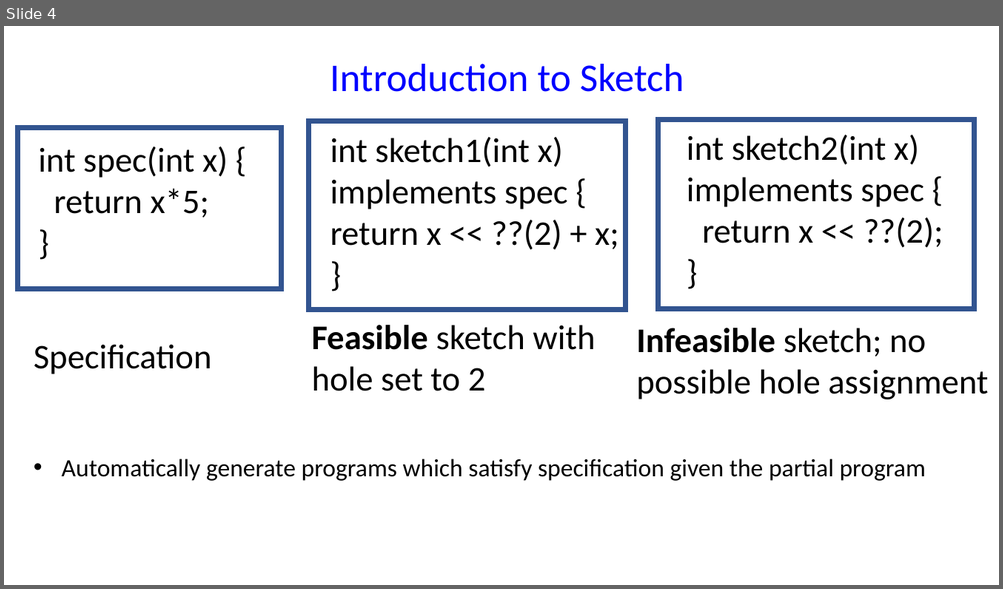
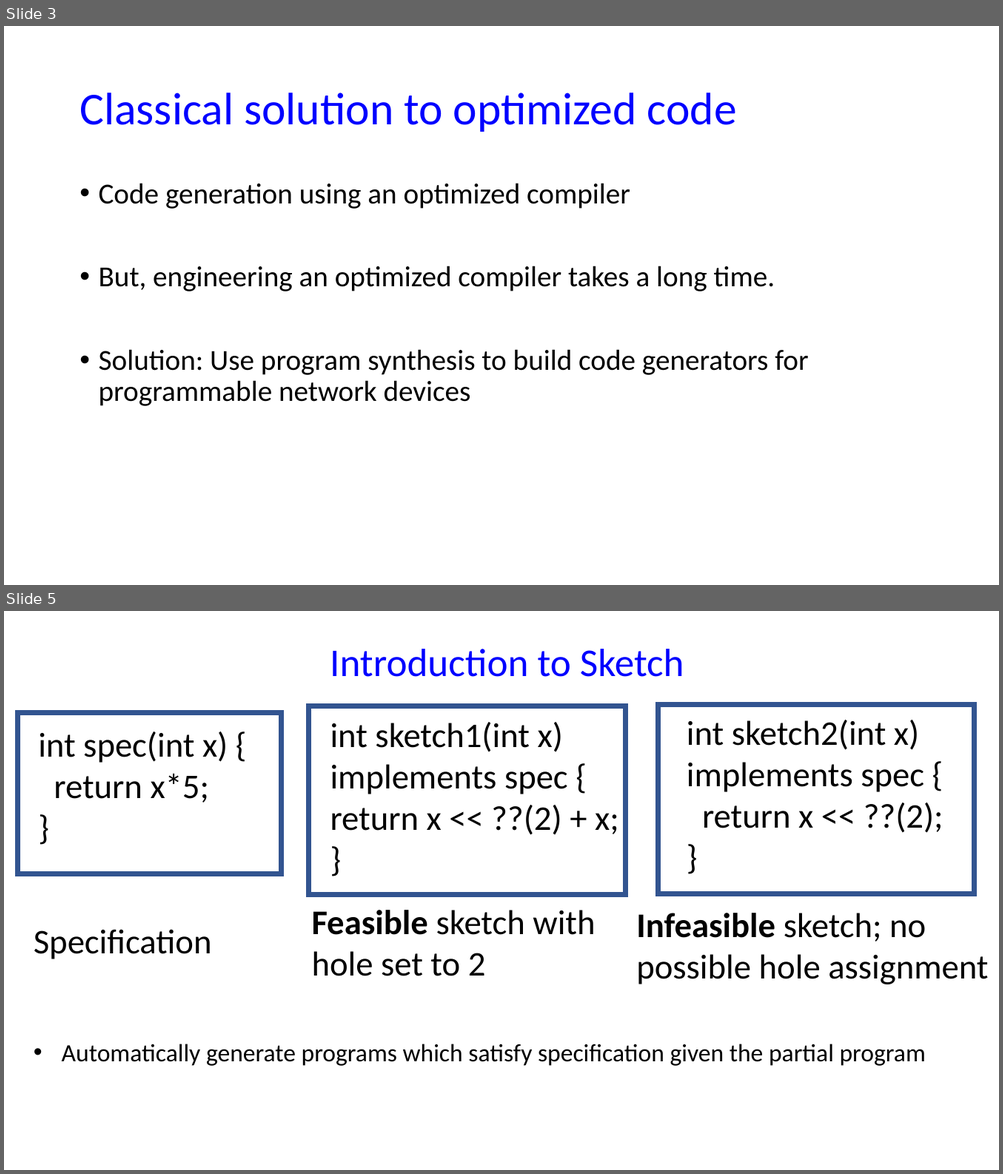
Before and after one commit to chipmunk-project/chipmunk_talk, a slide deck: HotNets_talk.pptx. Shown one above the other, each under a label of ours: slide 4 before the commit, slides 3 and 5 after it; the slides between them are not shown. The pictures are 1003x589 and 1003x1174 pixels, drawn with LibreOffice and Linux fonts; fonts in the diff are those of the drawing. Boxes give left, top, right and bottom in pixels: in the first picture for what was removed or moved away, otherwise in the second. Text is boxed around its words. In the diff, an @@ line names an element or a change of style, - is before the commit and + after.

```diff
--- a/HotNets_talk.pptx
+++ b/HotNets_talk.pptx
@@ slide 3 added at (4,26,999,585), background #FFFFFF @@
@@ title added at (79,93,737,132), 44 pt, text #0000FF @@
+Classical solution to optimized code
@@ text added at (99,183,808,406), 28 pt, text #000000 @@
+• Code generation using an optimized compiler
+• But, engineering an optimized compiler takes a long time.
+• Solution: Use program synthesis to build code generators for programmable network devices
@@ what was slide 4 is now slide 5 @@
```
Also in this commit, not shown: 3 other slides added, 3 slides removed.
